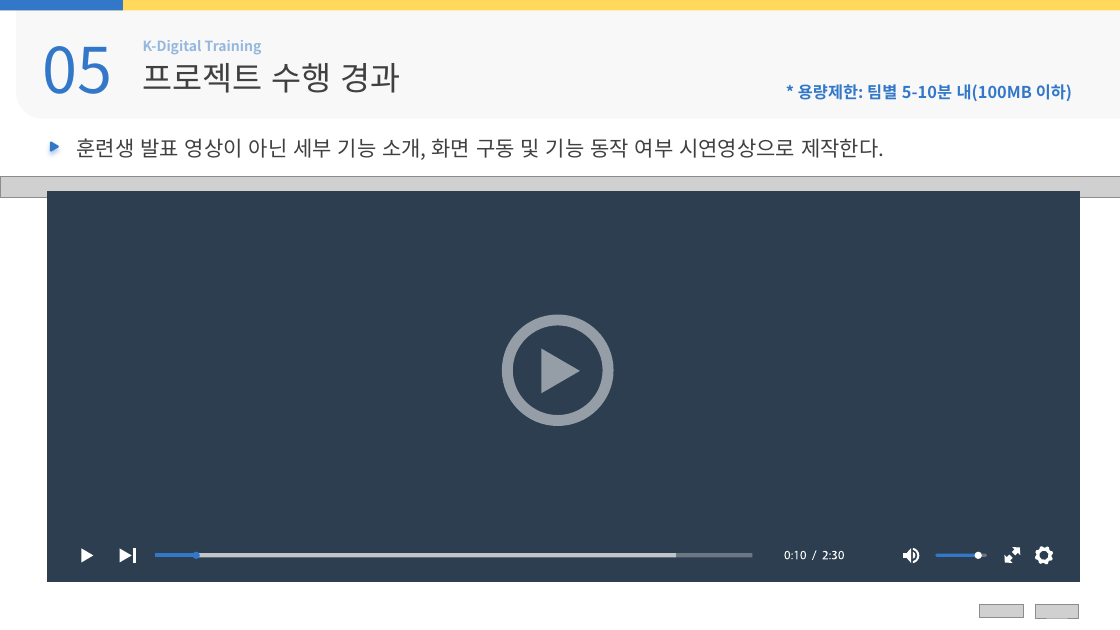
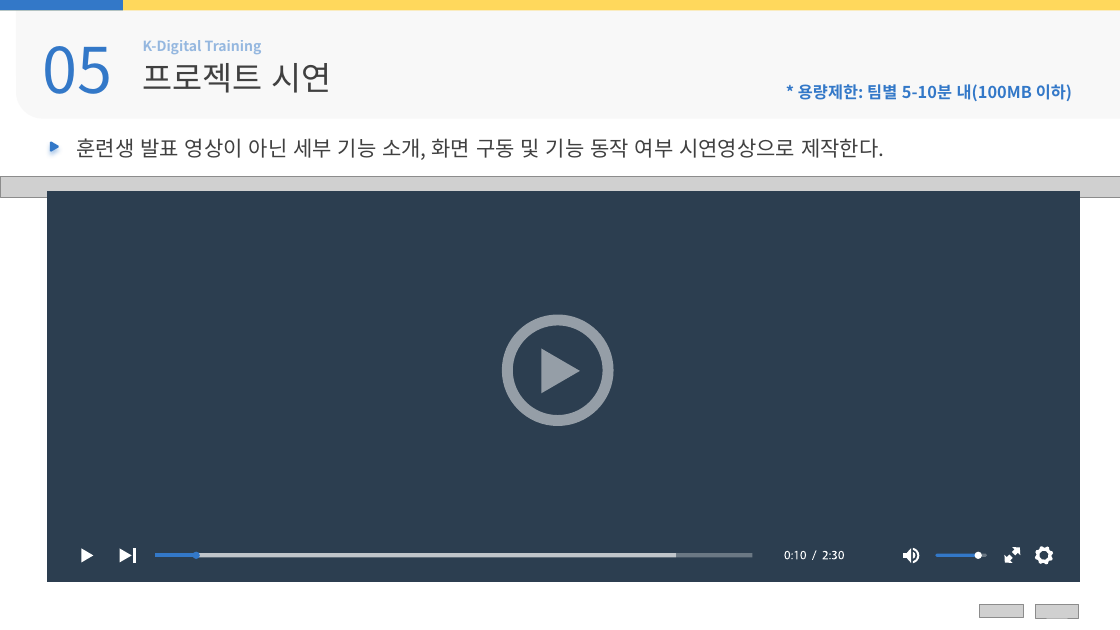
Before and after one commit to Hiddle00/project2_weather, a slide deck: slide 31 of 최종발표/05.D팀_최종발표.pptx (slide 25 before the commit). Drawn at 1120x630 pixels with LibreOffice and Linux fonts; fonts in the diff are those of the drawing; grey boxes stand for pictures; background and template pictures are left out. Boxes give left, top, right and bottom in pixels: in the first picture for what was removed or moved away, otherwise in the second. Text is boxed around its words. In the diff, an @@ line names an element or a change of style, - is before the commit and + after.

```diff
--- a/최종발표/05.D팀_최종발표.pptx
+++ b/최종발표/05.D팀_최종발표.pptx
@@ text at [143,63,332,93]: text changed @@
-프로젝트 수행 경과
+프로젝트 시연
```
Also in this commit, not shown: 12 other slides changed, 6 slides added.
